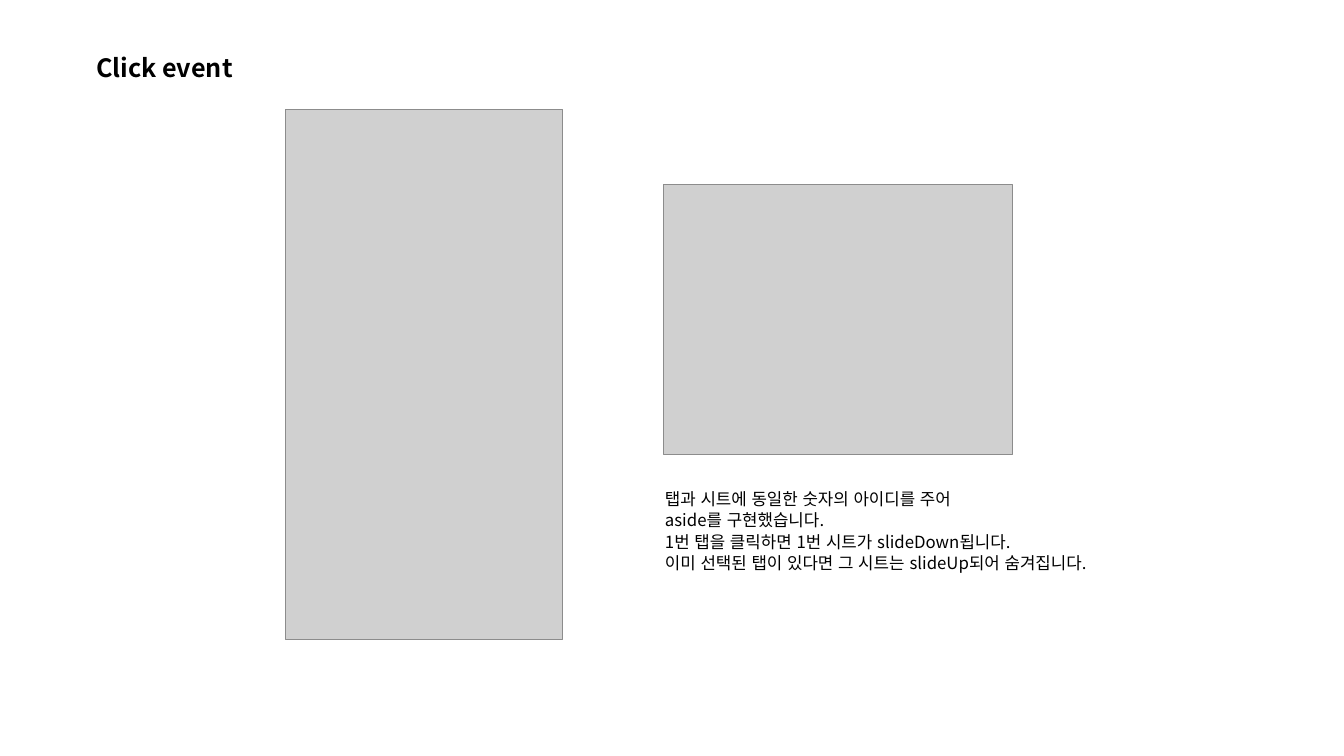
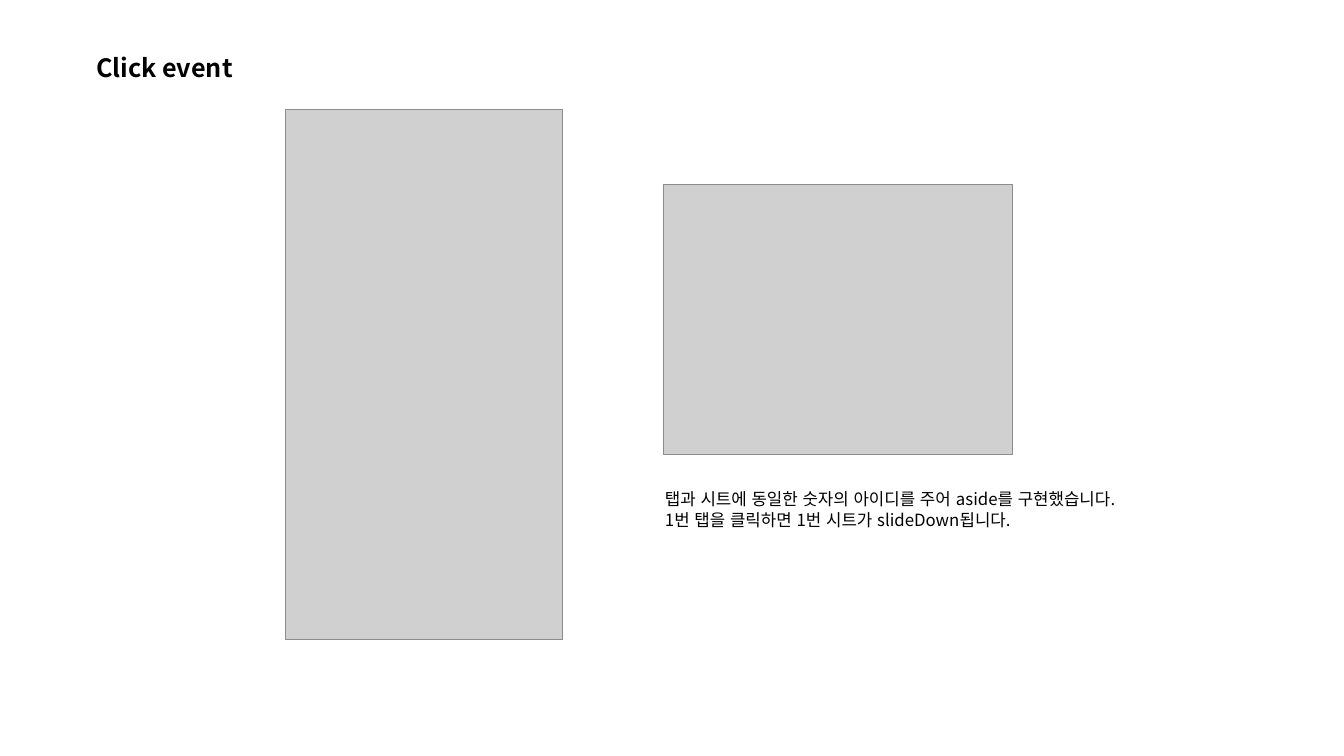
Before and after one commit to songyunjeong/portfolio, a slide deck: slide 21 of pdf/통합 구현(송윤정).pptx. Drawn at 1344x756 pixels with LibreOffice and Linux fonts; fonts in the diff are those of the drawing; grey boxes stand for pictures. Boxes give left, top, right and bottom in pixels: in the first picture for what was removed or moved away, otherwise in the second. Text is boxed around its words. In the diff, an @@ line names an element or a change of style, - is before the commit and + after.

```diff
--- a/pdf/통합 구현(송윤정).pptx
+++ b/pdf/통합 구현(송윤정).pptx
@@ text at (665,491,1115,507): text changed @@
-탭과 시트에 동일한 숫자의 아이디를 주어
-aside를 구현했습니다.
+탭과 시트에 동일한 숫자의 아이디를 주어 aside를 구현했습니다.
@@ text at (665,555,1087,573): paragraph removed @@
-이미 선택된 탭이 있다면 그 시트는 slideUp되어 숨겨집니다.
```
Also in this commit, not shown: 1 other file.
